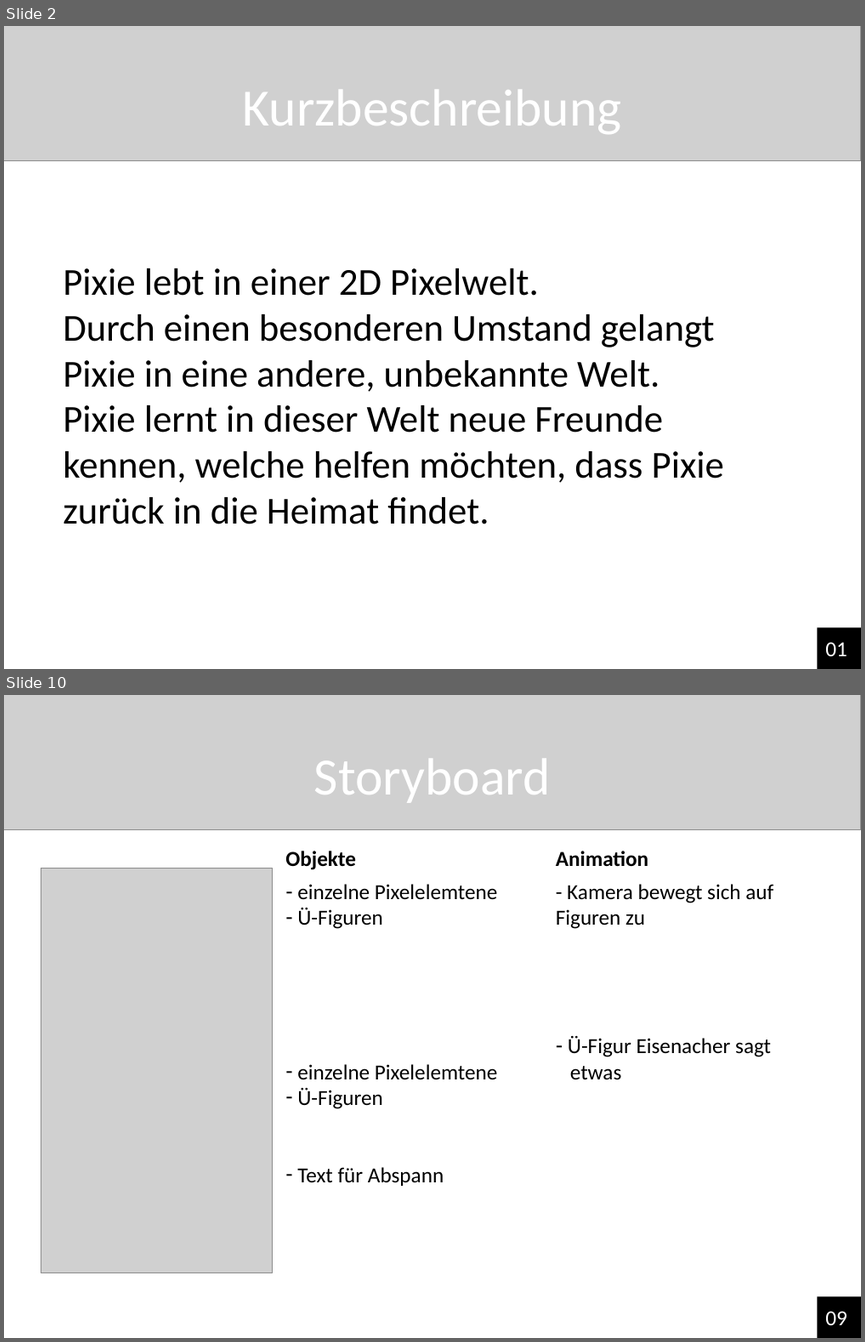
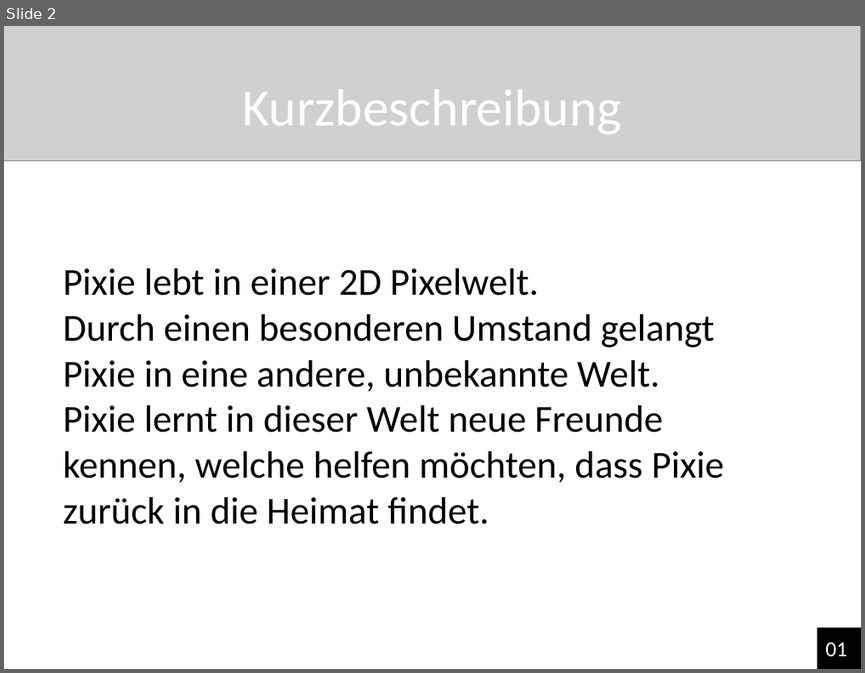
Before and after one commit to NReintanz/Pixie, a slide deck: 00_Organsiatorisches/Pixie‘s großes Abenteuer.pptx. Shown one above the other, each under a label of ours: slides 2 and 10 before the commit, slide 2 after it; the slides between them are not shown. The pictures are 865x1342 and 865x673 pixels, drawn with LibreOffice and Linux fonts; fonts in the diff are those of the drawing; grey boxes stand for pictures. Boxes give left, top, right and bottom in pixels: in the first picture for what was removed or moved away, otherwise in the second. Text is boxed around its words. In the diff, an @@ line names an element or a change of style, - is before the commit and + after.

```diff
--- a/00_Organsiatorisches/Pixie‘s großes Abenteuer.pptx
+++ b/00_Organsiatorisches/Pixie‘s großes Abenteuer.pptx
@@ slide 10 removed at box(4, 695, 861, 1338), background #FFFFFF @@
@@ picture removed at box(4, 695, 861, 829) @@
@@ title removed at box(314, 759, 551, 803) @@
-Storyboard
@@ picture removed at box(41, 868, 273, 1272) @@
@@ text removed at box(285, 851, 356, 870) @@
-Objekte
@@ text removed at box(556, 851, 648, 866) @@
-Animation
@@ text removed at box(297, 884, 497, 1185) @@
-– einzelne Pixelelemtene
-– Ü-Figuren
-– einzelne Pixelelemtene
-– Ü-Figuren
-– Text für Abspann
@@ text removed at box(556, 884, 773, 1080) @@
-- Kamera bewegt sich auf Figuren zu
-– Ü-Figur Eisenacher sagt
-etwas
@@ rectangle removed at box(817, 1297, 861, 1338) @@
@@ text removed at box(825, 1310, 847, 1325) @@
-09
```
Also in this commit, not shown: 5 slides changed, 1 slide added, 2 other slides removed.
